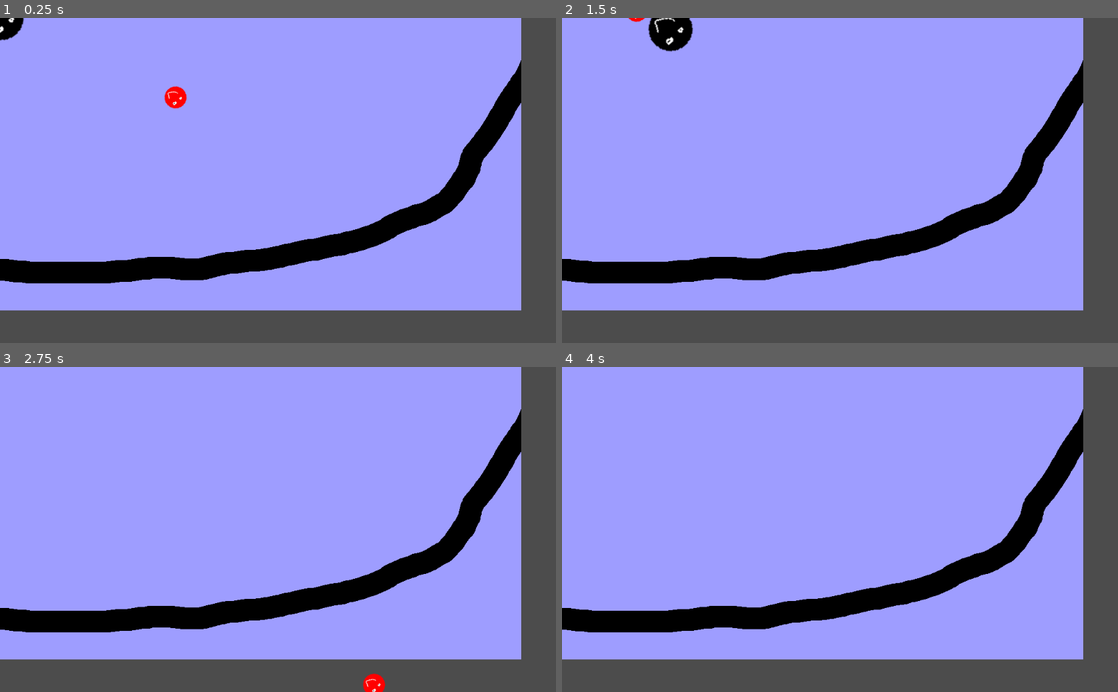
Above: before the commit, frames 1-4 (two rows, left to right).
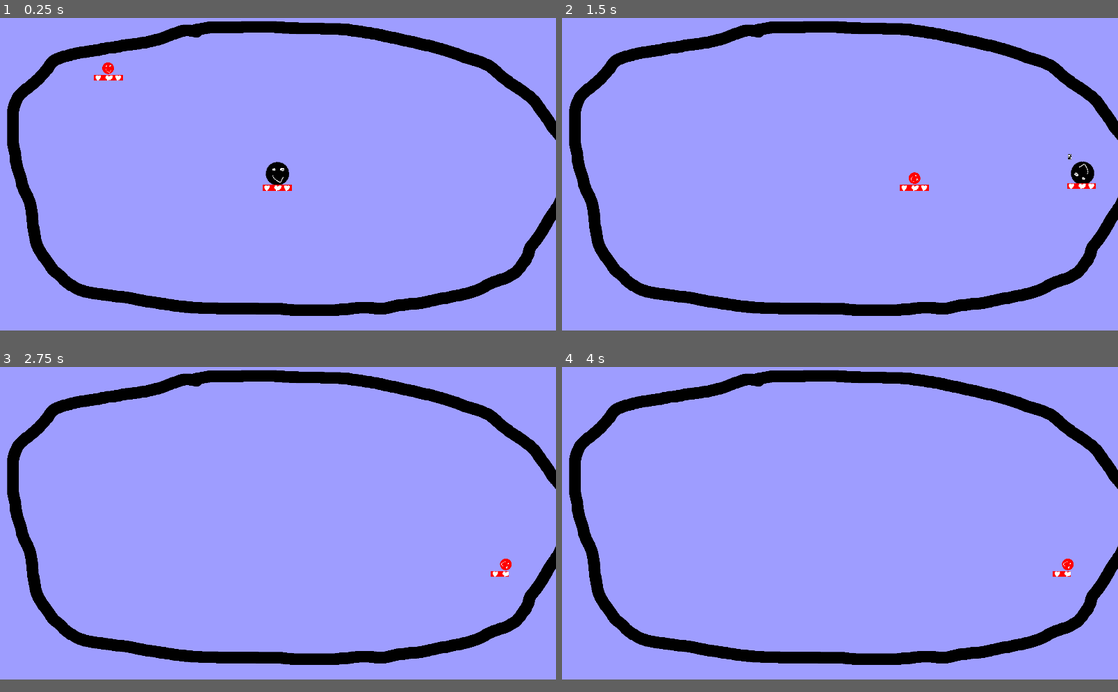
Above: after the commit, the same moments.

Repository: Junber/LD-47
Game: Godot game, scene res://Scenes/Root.tscn
Same seed, same stepped clock (60 frames per second), same inputs: the game is played once before the commit and once after it.
Inputs:
- Up to frame 1 (0.25 s): no input
- Up to frame 2 (1.5 s): hold D (move_right) 0.53-1.28 s; tap Space (boost, bound only after the commit) at 0.6, 1.35 s; hold S (move_down) from 1.28 s (still down)
- Up to frame 3 (2.75 s): release S (move_down) at 2.03 s; hold D (move_right) from 2.03 s (still down); tap Space (boost, bound only after the commit) at 2.1 s
- Up to frame 4 (4 s): release D (move_right) at 2.78 s; hold W (move_up) 2.78-3.53 s; tap Space (boost, bound only after the commit) at 2.85, 3.6 s; tap Enter at 3.5 s; hold A (move_left) from 3.53 s (still down)
In our replay, the window is 800x468 before the commit and 800x450 after it. These sizes can differ from the game's own. Grey fills any space a smaller window leaves; there, only what the larger window draws over its background counts as a difference.

The runs differ from the first frame. In frame 1, 27% of the frame differs, in the area x 0-100%, y 0-97%; in frame 2, 27%; in frame 3, 26%; in frame 4, 26%.
Error after the commit: Invalid get index 'position' (on base: 'previously freed instance'). (res://Scenes/Enemy.gd:10)

Commit message:
Add boosting and health stuff and walls and stuff

Diff:
--- a/Scenes/Enemy.gd
+++ b/Scenes/Enemy.gd
@@ -6,4 +6,7 @@
 	pass
 
 func getDirection():
-	return (player.position - position).normalized()
+	if player:
+		return (player.position - position).normalized()
+	else:
+		return Vector2(0,0)
--- a/Scenes/Root.tscn
+++ b/Scenes/Root.tscn
@@ -1,21 +1,27 @@
-[gd_scene load_steps=8 format=2]
+[gd_scene load_steps=10 format=2]
 
 [ext_resource path="res://Scripts/Player.gd" type="Script" id=1]
 [ext_resource path="res://Resources/Graphics/Player.png" type="Texture" id=2]
 [ext_resource path="res://Resources/Graphics/Background.png" type="Texture" id=3]
 [ext_resource path="res://Scenes/Enemy.gd" type="Script" id=4]
 [ext_resource path="res://Resources/Graphics/Enemy.png" type="Texture" id=5]
+[ext_resource path="res://Resources/Graphics/BoostTimer.png" type="Texture" id=6]
+[ext_resource path="res://Resources/Graphics/Health.png" type="Texture" id=7]
 
 [sub_resource type="CircleShape2D" id=1]
+radius = 40.0
 
 [sub_resource type="CircleShape2D" id=2]
 
 [node name="Root" type="Node2D"]
 
 [node name="Background" type="Sprite" parent="."]
+position = Vector2( 960, 540 )
 texture = ExtResource( 3 )
 
 [node name="Player" type="KinematicBody2D" parent="."]
+position = Vector2( 960, 540 )
+collision_mask = 4
 script = ExtResource( 1 )
 
 [node name="CollisionShape2D" type="CollisionShape2D" parent="Player"]
@@ -25,8 +31,39 @@
 scale = Vector2( 2, 2 )
 texture = ExtResource( 2 )
 
+[node name="BoostCooldownProgessBar" type="TextureProgress" parent="Player"]
+margin_left = -51.0737
+margin_top = -62.6042
+margin_right = -1.07373
+margin_bottom = -52.6042
+rect_scale = Vector2( 2, 2 )
+max_value = 1.0
+step = 0.01
+value = 1.0
+texture_progress = ExtResource( 6 )
+__meta__ = {
+"_edit_use_anchors_": false
+}
+
+[node name="BoostCooldownTimer" type="Timer" parent="Player"]
+one_shot = true
+
+[node name="HealthBar" type="TextureProgress" parent="Player"]
+margin_left = -52.6017
+margin_top = 36.5377
+margin_right = -2.60174
+margin_bottom = 46.5377
+rect_scale = Vector2( 2, 2 )
+value = 100.0
+texture_progress = ExtResource( 7 )
+__meta__ = {
+"_edit_use_anchors_": false
+}
+
 [node name="Enemy" type="KinematicBody2D" parent="."]
 position = Vector2( 348.998, 158.75 )
+collision_layer = 2
+collision_mask = 5
 script = ExtResource( 4 )
 
 [node name="CollisionShape2D" type="CollisionShape2D" parent="Enemy"]
@@ -34,3 +71,27 @@
 
 [node name="Sprite" type="Sprite" parent="Enemy"]
 texture = ExtResource( 5 )
+
+[node name="HealthBar" type="TextureProgress" parent="Enemy"]
+margin_left = -50.2425
+margin_top = 21.6965
+margin_right = -0.242523
+margin_bottom = 31.6965
+rect_scale = Vector2( 2, 2 )
+value = 100.0
+texture_progress = ExtResource( 7 )
+__meta__ = {
+"_edit_use_anchors_": false
+}
+
+[node name="Border" type="StaticBody2D" parent="."]
+collision_layer = 4
+collision_mask = 0
+
+[node name="CollisionPolygon2D" type="CollisionPolygon2D" parent="Border"]
+build_mode = 1
+polygon = PoolVector2Array( 288.705, 105.32, 162.989, 159.198, 57.4774, 257.975, 52.9875, 372.466, 68.702, 547.57, 122.58, 702.47, 142.784, 834.92, 237.071, 906.758, 434.625, 965.126, 587.279, 974.106, 796.057, 987.575, 944.222, 998.8, 1056.47, 992.065, 881.106, 1520.43, 144.884, 1471.35, -118.329, 1111.06, -152.232, 776.267, -220.037, 566.494, -179.778, 104.568, 78.7311, -105.206, 549.133, -225.985, 794.928, -168.774, 1064.03, -175.13, 908.304, 33.4825, 634.423, 49.197, 551.361, 67.1564, 414.42, 103.075 )
+
+[node name="CollisionPolygon2D2" type="CollisionPolygon2D" parent="Border"]
+build_mode = 1
+polygon = PoolVector2Array( 902.993, 32.5243, 1006.82, 26.1675, 1121.24, 41, 1383.99, 55.8325, 1572.57, 108.806, 1703.95, 159.66, 1839.56, 299.509, 1915.84, 411.812, 1903.13, 596.159, 1824.73, 803.813, 1687, 903.403, 1436.96, 973.327, 1265.33, 1002.99, 1053.44, 990.279, 907.711, 1369.42, 1390.92, 1505.57, 2069.02, 1289.33, 2442.25, 811.541, 2410.74, 533.811, 2389.9, 158.578, 2102.55, 12.6583, 1873.57, -128.772, 1662.55, -337.55, 1238.26, -402.653, 1011.52, -330.815, 876.825, -245.508 )
--- a/Scripts/IceScater.gd
+++ b/Scripts/IceScater.gd
@@ -1,10 +1,13 @@
 extends KinematicBody2D
 
 onready var sprite = $Sprite
+onready var healthBar = $HealthBar
 export var acceleration = 1000
-export var rotationSpeed = 100
+
+const maxRotationSpeed = 1000
 
 var velocity = Vector2(0,0)
+var rotationSpeed = 1
 
 func _ready():
 	pass
@@ -12,12 +15,39 @@
 func getDirection():
 	return Vector2(0,0)
 
+func boost():
+	velocity = getDirection() * max(velocity.length() * 1.5, 3000)
+	rotationSpeed = min(rotationSpeed + 100, maxRotationSpeed)
+
+func damageDealt():
+	return (rotationSpeed + velocity.length() / 2) * 0.1
+
+func getHit(other, damage):
+	velocity = (position - other.position).normalized() * velocity.length() / 2
+	rotationSpeed = 1
+	healthBar.value -= damage
+	if healthBar.value <= 0:
+		queue_free()
+
+func hitWall(normal):
+	velocity = velocity.bounce(normal) / 2
+	rotationSpeed = 1
+
 func _process(delta):
 	velocity += getDirection() * acceleration * delta
 	velocity *= pow(0.9, delta)
 	velocity -= velocity.normalized() * 100 * delta
 
-	if move_and_collide(velocity * delta):
-		velocity = Vector2(0,0)
+	rotationSpeed = min(rotationSpeed + 10 * delta, maxRotationSpeed)
+
+	var collision = move_and_collide(velocity * delta)
+	if collision:
+		if collision.collider.has_method("getHit"):
+			var previousDamage = damageDealt()
+			getHit(collision.collider, collision.collider.damageDealt())
+			collision.collider.getHit(self, previousDamage)
+		else:
+			hitWall(collision.normal)
+
 
 	sprite.rotate(0.1 * delta * rotationSpeed)
--- a/Scripts/Player.gd
+++ b/Scripts/Player.gd
@@ -1,4 +1,7 @@
 extends "res://Scripts/IceScater.gd"
+
+onready var boostTimer = $BoostCooldownTimer
+onready var boostProgressBar = $BoostCooldownProgessBar
 
 func _ready():
 	pass
@@ -8,3 +11,10 @@
 	var y = int(Input.is_action_pressed("move_down")) - int(Input.is_action_pressed("move_up"))
 
 	return Vector2(x,y)
+
+func _process(_delta):
+	boostProgressBar.value = boostTimer.time_left / boostTimer.wait_time
+	if Input.is_action_just_pressed("boost"):
+		if boostTimer.is_stopped():
+			boostTimer.start()
+			boost()
--- a/project.godot
+++ b/project.godot
@@ -18,6 +18,15 @@
 config/name="Ludum Dare 47"
 run/main_scene="res://Scenes/Root.tscn"
 config/icon="res://icon.png"
+
+[display]
+
+window/size/width=1920
+window/size/height=1080
+window/size/test_width=1600
+window/size/test_height=900
+window/stretch/mode="2d"
+window/stretch/aspect="keep"
 
 [input]
 
@@ -45,6 +54,11 @@
 "events": [ Object(InputEventKey,"resource_local_to_scene":false,"resource_name":"","device":0,"alt":false,"shift":false,"control":false,"meta":false,"command":false,"pressed":false,"scancode":83,"unicode":0,"echo":false,"script":null)
  ]
 }
+boost={
+"deadzone": 0.5,
+"events": [ Object(InputEventKey,"resource_local_to_scene":false,"resource_name":"","device":0,"alt":false,"shift":false,"control":false,"meta":false,"command":false,"pressed":false,"scancode":32,"unicode":0,"echo":false,"script":null)
+ ]
+}
 
 [rendering]
 
Binary file added: Resources/Graphics/BoostTimer.png
Not shown, added: Resources/Graphics/BoostTimer.png.import
Binary file added: Resources/Graphics/Health.png
Not shown, added: Resources/Graphics/Health.png.import
